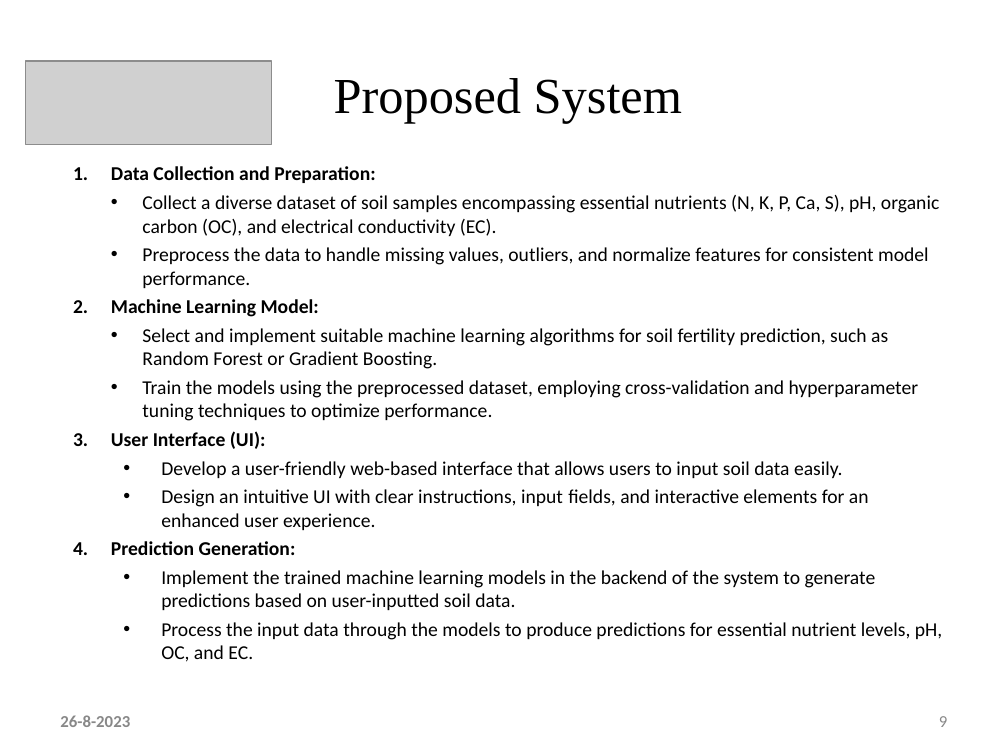
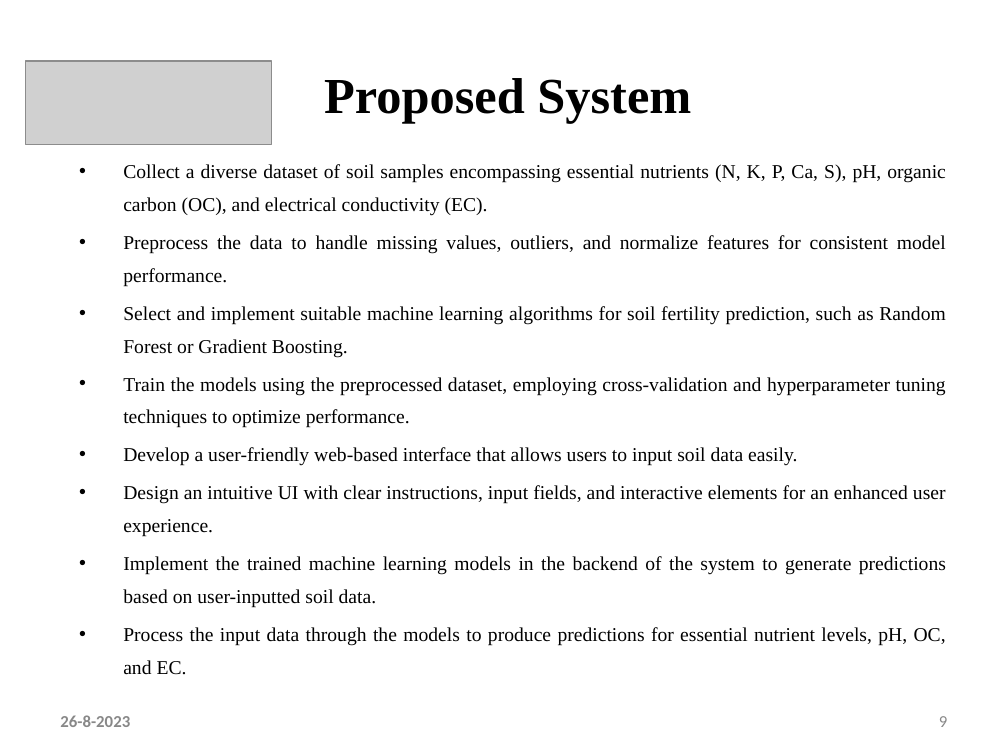
Before and after one commit to prakashy003/Soil-Analyzer, a slide deck: slide 9 of Documents/Review 1 ppt.pptx. Drawn at 1008x756 pixels with LibreOffice and Linux fonts; fonts in the diff are those of the drawing; grey boxes stand for pictures. Boxes give left, top, right and bottom in pixels: in the first picture for what was removed or moved away, otherwise in the second. Text is boxed around its words. In the diff, an @@ line names an element or a change of style, - is before the commit and + after.

```diff
--- a/Documents/Review 1 ppt.pptx
+++ b/Documents/Review 1 ppt.pptx
@@ title "Proposed System" at [324, 78, 691, 124]: bold on @@
@@ text "Collect a diverse dataset of ...": place and size @@
-text "Collect a diverse dataset of ..." at [111, 166, 942, 662]
+text "Collect a diverse dataset of ..." at [123, 164, 946, 675]
@@ text "Collect a diverse dataset of ..." at [123, 164, 946, 675]: font Calibri to Times New Roman; alignment left to justified; indent changed; line spacing 1 to 1.4 @@
@@ text at [111, 166, 375, 183]: paragraph removed @@
-1. Data Collection and Preparation:
@@ text at [111, 299, 319, 317]: paragraph removed @@
-2. Machine Learning Model:
@@ text at [111, 431, 266, 449]: paragraph removed @@
-3. User Interface (UI):
@@ text at [111, 541, 296, 555]: paragraph removed @@
-4. Prediction Generation:
```
Also in this commit, not shown: 14 other slides changed, 9 other files.
